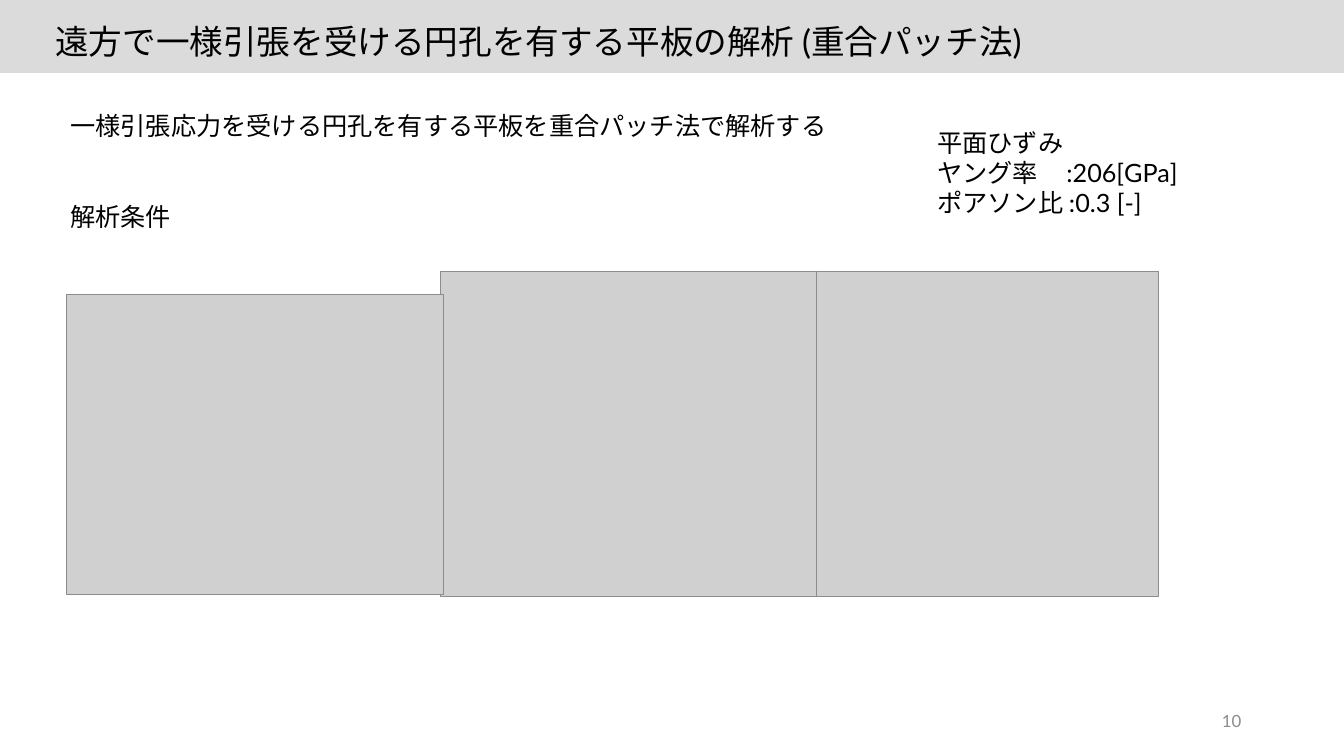
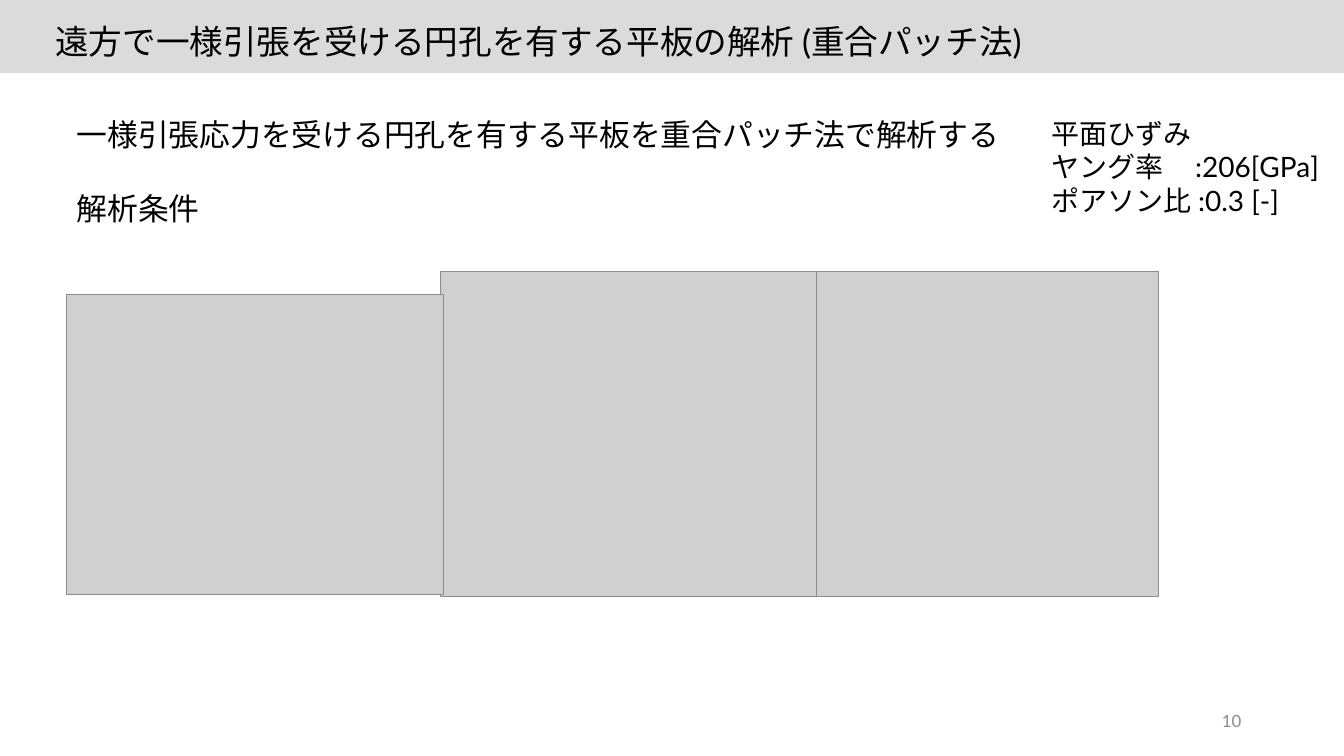
Before and after one commit to JoTsuchi22/lab_share, a slide deck: slide 10 of 卒論発表/最終版/20220208_卒業発表_土山雄飛.pptx. Drawn at 1344x756 pixels with LibreOffice and Linux fonts; fonts in the diff are those of the drawing; grey boxes stand for pictures. Boxes give left, top, right and bottom in pixels: in the first picture for what was removed or moved away, otherwise in the second. Text is boxed around its words. In the diff, an @@ line names an element or a change of style, - is before the commit and + after.

```diff
--- a/卒論発表/最終版/20220208_卒業発表_土山雄飛.pptx
+++ b/卒論発表/最終版/20220208_卒業発表_土山雄飛.pptx
@@ text "一様引張応力を受ける円孔を有する平板を重合パッチ法で解析する": place and size @@
-text "一様引張応力を受ける円孔を有する平板を重合パッチ法で解析する" at box(70, 113, 826, 228)
+text "一様引張応力を受ける円孔を有する平板を重合パッチ法で解析する" at box(77, 120, 999, 223)
@@ text "一様引張応力を受ける円孔を有する平板を重合パッチ法で解析する" at box(77, 120, 999, 223): size 18 to 22 pt @@
@@ text "平面ひずみ": place and size @@
-text "平面ひずみ" at box(937, 131, 1177, 214)
+text "平面ひずみ" at box(1051, 121, 1319, 213)
@@ text "平面ひずみ" at box(1051, 121, 1319, 213): size 18 to 20 pt @@
```
Also in this commit, not shown: 17 other slides changed, 13 other files.
